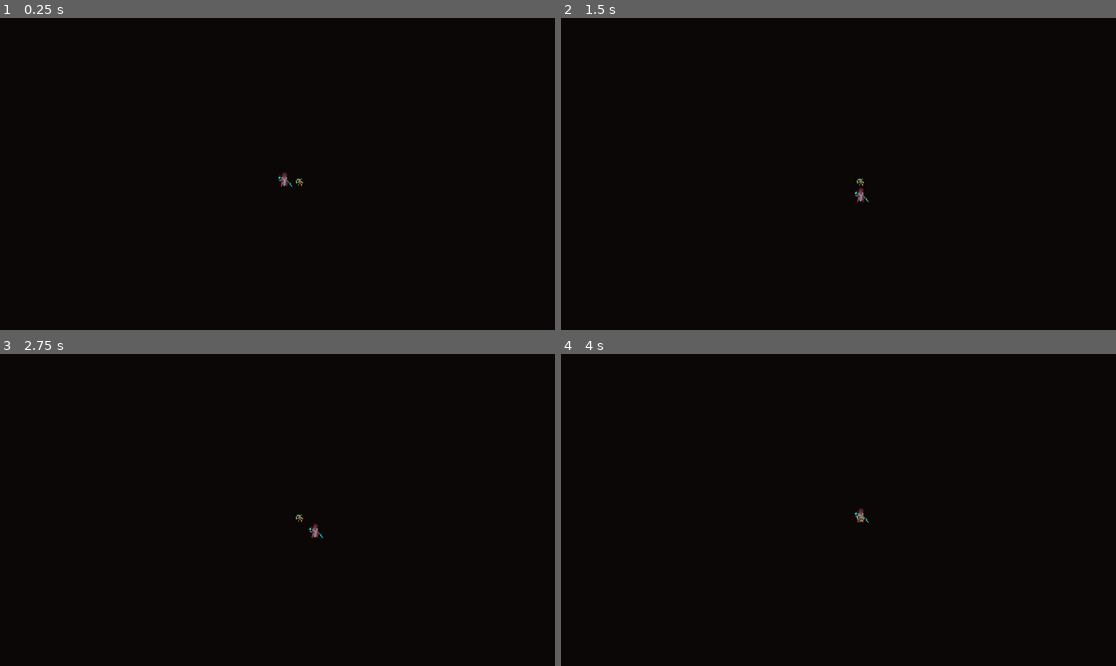
Above: before the commit, frames 1-4 (two rows, left to right).
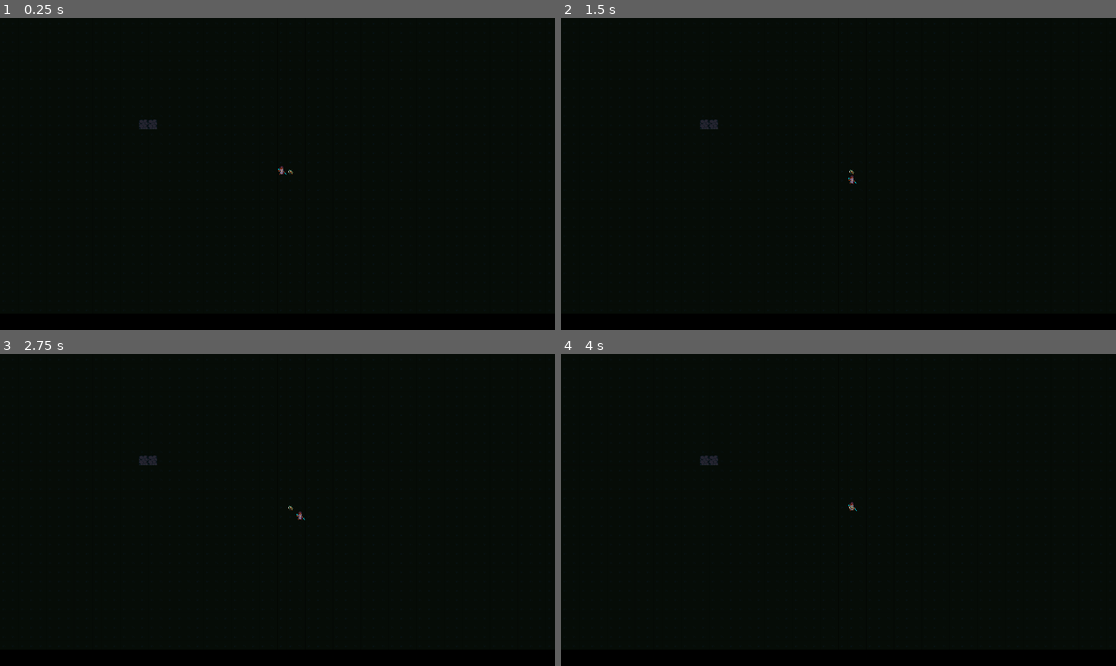
Above: after the commit, the same moments.

Repository: OTRawrior/Gorogue
Game: Godot game, scene res://src/Game/game.tscn
Two runs of this game, one before a commit and one after it. Both use one fixed random seed, a clock stepped at 60 frames per second and the inputs below.
Inputs:
- Up to frame 1 (0.25 s): no input
- Up to frame 2 (1.5 s): tap Enter at 0.5 s; hold Right (ui_right) 0.53-1.28 s; tap Space at 1.25 s; hold Down (ui_down) from 1.28 s (still down)
- Up to frame 3 (2.75 s): tap Enter at 2 s; release Down (ui_down) at 2.03 s; hold Right (ui_right) from 2.03 s (still down)
- Up to frame 4 (4 s): tap Space at 2.75 s; release Right (ui_right) at 2.78 s; hold Up (ui_up) 2.78-3.53 s; tap Enter at 3.5 s; hold Left (ui_left) from 3.53 s (still down)

The runs differ from the first frame. In frame 1, 0.2% of the frame differs, in the area x 25-55%, y 32-55%; in frame 2, 0.2%, in the area x 25-56%, y 32-60%; in frame 3, 0.2%; in frame 4, 0.2%.

Commit message:
Fixed the dimensions to actually render the map as one full screen (character now can't walk out of screen).

Diff:
--- a/assets/definitions/tiles/tile_definition_floor.tres
+++ b/assets/definitions/tiles/tile_definition_floor.tres
@@ -5,7 +5,7 @@
 
 [sub_resource type="AtlasTexture" id="AtlasTexture_etli2"]
 atlas = ExtResource("2_q3yuo")
-region = Rect2(0, 480, 32, 32)
+region = Rect2(32, 448, 32, 32)
 
 [resource]
 script = ExtResource("1_dsuph")
--- a/project.godot
+++ b/project.godot
@@ -17,7 +17,9 @@
 
 [display]
 
-window/size/mode=3
+window/size/viewport_width=1920
+window/size/viewport_height=1080
+window/size/mode=2
 
 [rendering]
 
--- a/src/Game/game.tscn
+++ b/src/Game/game.tscn
@@ -12,5 +12,7 @@
 
 [node name="Map" type="Node2D" parent="."]
 script = ExtResource("3_4vgyp")
+map_width = 60
+map_height = 32
 
 [node name="Entities" type="Node2D" parent="."]
--- a/src/Map/map_data.gd
+++ b/src/Map/map_data.gd
@@ -22,8 +22,8 @@
 			var tile_position := Vector2i(x, y)
 			var tile := Tile.new(tile_position, tile_types.floor)
 			tiles.append(tile)
-	for x in range(30, 34):
-		var tile: Tile = get_tile(Vector2i(x, 22))
+	for x in range(15, 17):
+		var tile: Tile = get_tile(Vector2i(x, 11))
 		tile.set_tile_type(tile_types.wall)
 
 func get_tile(grid_position: Vector2i) -> Tile:
